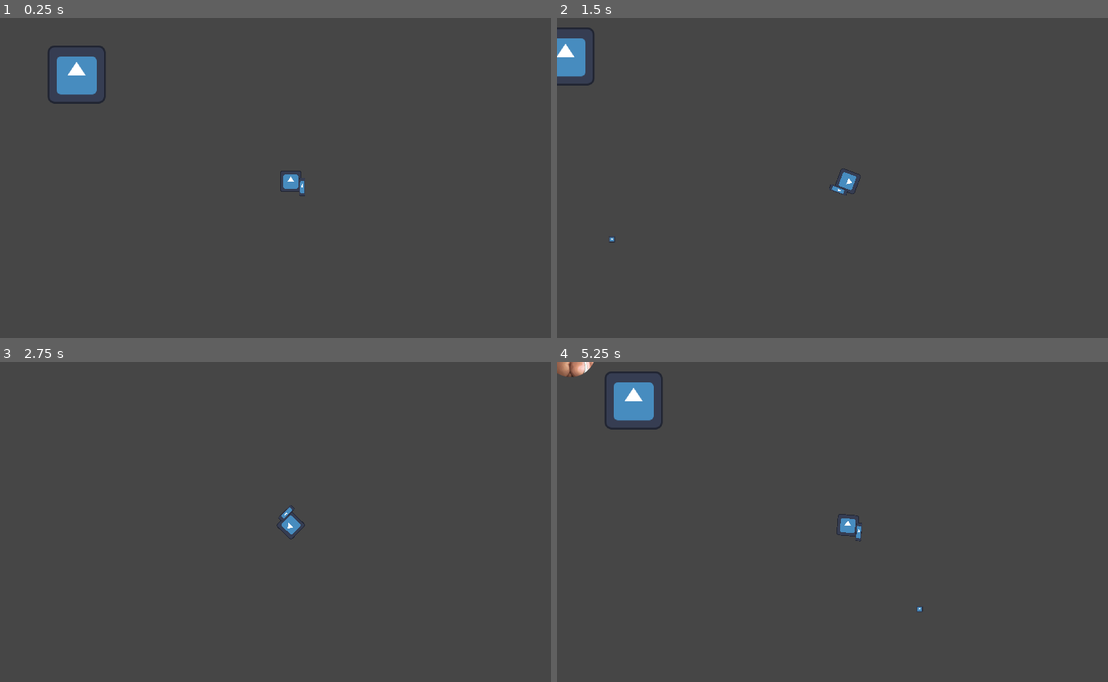
Above: before the commit, frames 1-4 (two rows, left to right).
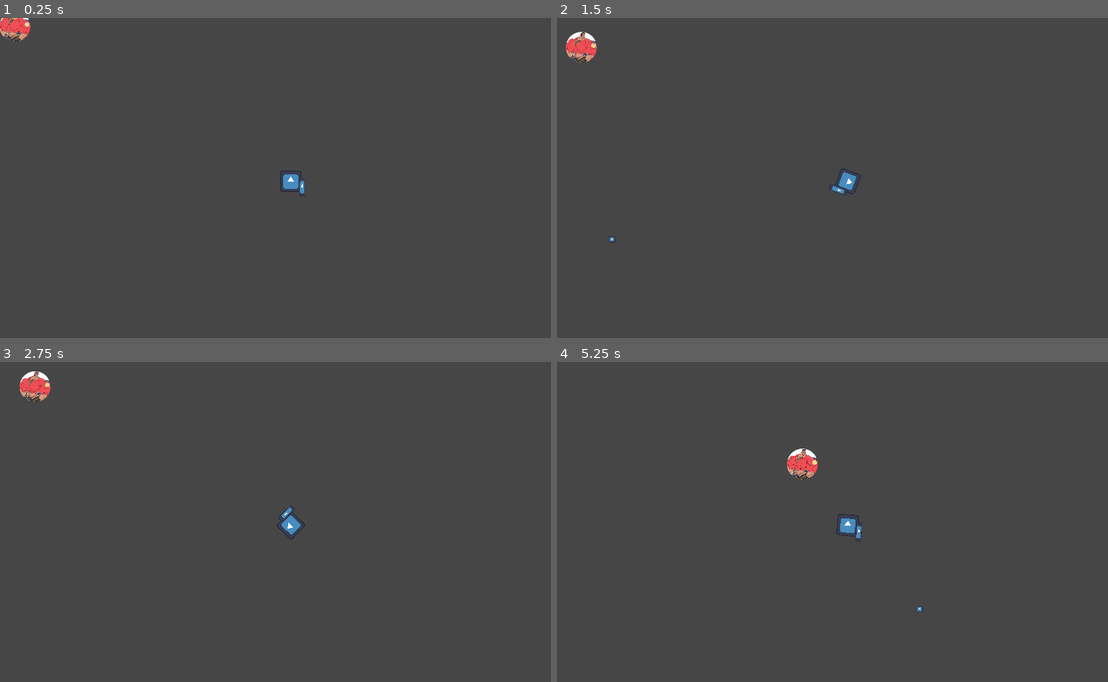
Above: after the commit, the same moments.

Repository: Kovalevskyi-Roman/MGE-Hunting
Game: Godot game, scene res://Scene/Level/level.tscn
The game is run twice, just before and just after one commit, with the same random seed, the same clock (stepped at 60 frames per second) and the same inputs. The engine's default icon, where the game draws it, is replaced by a stand-in: a white triangle on a blue panel in a dark square.
Inputs (mouse positions are in pixels of both pictures, inside the frame that each line leads up to):
- Up to frame 1 (0.25 s): no input
- Up to frame 2 (1.5 s): move the mouse to (975, 165) at 0.52 s; press the mouse at (975, 165) at 0.53 s; hold D (right) 0.53-1.28 s; move the mouse to (733, 197) at 1.27 s; release the mouse at (733, 197) at 1.28 s; hold S (down) from 1.28 s (still down); right-click (733, 197) at 1.35 s
- Up to frame 3 (2.75 s): move the mouse to (347, 454) at 2.02 s; release S (down) at 2.03 s; press the mouse at (347, 454) at 2.03 s; hold D (right) from 2.03 s (still down)
- Up to frame 4 (5.25 s): move the mouse to (815, 589) at 2.77 s; release D (right) at 2.78 s; release the mouse at (815, 589) at 2.78 s; hold W (up) 2.78-3.53 s; right-click (815, 589) at 2.85 s; move the mouse to (1019, 573) at 3.52 s; press the mouse at (1019, 573) at 3.53 s; hold A (left) 3.53-5.03 s; move the mouse to (672, 477) at 4.27 s; release the mouse at (672, 477) at 4.28 s; right-click (672, 477) at 4.35 s; move the mouse to (876, 525) at 5.02 s; press the mouse at (876, 525) at 5.03 s; hold S (down) from 5.03 s (still down)

The runs differ from the first frame. In frame 1, 1.4% of the frame differs, in the area x 0-20%, y 0-27%; in frame 2, 0.9%; in frame 3, 0.4%; in frame 4, 1.7%, in the area x 0-48%, y 0-37%.

Commit message:
MGE Sniper

Diff:
--- a/Scene/Enemies/base_enemy.gd
+++ b/Scene/Enemies/base_enemy.gd
@@ -1,4 +1,5 @@
 extends CharacterBody2D
+class_name BaseEnemie
 
 var speed = 230
 
@@ -22,6 +23,8 @@
 				chase()
 			DIE:
 				die()
+			ATTACK:
+				attack()
 
 func _ready() -> void:
 	add_to_group("Enemies")
@@ -41,6 +44,9 @@
 func die():
 	queue_free()
 
+func attack():
+	pass
+
 
 func _on_area_2d_body_entered(body: Node2D) -> void:
 	if body.name == "Player":
--- /dev/null
+++ b/Scene/Enemies/mge_sniper.gd
@@ -0,0 +1,22 @@
+extends BaseEnemie
+
+var shoot_radius = 500
+var in_attack = false
+
+func _ready() -> void:
+	add_to_group("Enemies")
+
+func chase():
+	var direction = Globals.player_pos - position
+	if direction.length() <= shoot_radius or in_attack:
+		state = ATTACK
+		velocity = Vector2.ZERO
+	else:
+		velocity = direction.normalized() * speed
+
+func attack():
+	if not in_attack:
+		in_attack = true
+		await get_tree().create_timer(4).timeout
+		in_attack = false
+		state = CHASE
--- /dev/null
+++ b/Scene/Enemies/mge_sniper.tscn
@@ -0,0 +1,28 @@
+[gd_scene load_steps=6 format=3 uid="uid://dsa441misi5bl"]
+
+[ext_resource type="PackedScene" uid="uid://b84swngxplb21" path="res://Scene/Enemies/base_enemy.tscn" id="1_oobp5"]
+[ext_resource type="Script" uid="uid://c4g03rn5sd75o" path="res://Scene/Enemies/mge_sniper.gd" id="2_3ucbq"]
+[ext_resource type="Texture2D" uid="uid://dunotxscqikov" path="res://Sprites/mge_sniper.png" id="2_5xc1e"]
+
+[sub_resource type="CircleShape2D" id="CircleShape2D_3ucbq"]
+radius = 52.009613
+
+[sub_resource type="RectangleShape2D" id="RectangleShape2D_ndlhh"]
+size = Vector2(20, 8)
+
+[node name="MGE Sniper" instance=ExtResource("1_oobp5")]
+script = ExtResource("2_3ucbq")
+
+[node name="Sprite2D" parent="." index="2"]
+scale = Vector2(0.12911394, 0.12911396)
+texture = ExtResource("2_5xc1e")
+
+[node name="Area2D" parent="." index="3"]
+collision_mask = 30
+
+[node name="CollisionShape2D" parent="Area2D" index="0"]
+shape = SubResource("CircleShape2D_3ucbq")
+
+[node name="CollisionShape2D" parent="." index="4"]
+position = Vector2(0, 39)
+shape = SubResource("RectangleShape2D_ndlhh")
--- a/Scene/Level/level.tscn
+++ b/Scene/Level/level.tscn
@@ -2,7 +2,7 @@
 
 [ext_resource type="PackedScene" uid="uid://cbher3l5w80uh" path="res://Scene/Player/player.tscn" id="1_4jjjg"]
 [ext_resource type="Texture2D" uid="uid://fb13te486cd1" path="res://TileSet/pixil-frame-0 (36).png" id="1_rxcpp"]
-[ext_resource type="PackedScene" path="res://Scene/spawner.tscn" id="3_x20r8"]
+[ext_resource type="PackedScene" uid="uid://dsa441misi5bl" path="res://Scene/Enemies/mge_sniper.tscn" id="3_rereq"]
 
 [sub_resource type="TileSetAtlasSource" id="TileSetAtlasSource_rereq"]
 texture = ExtResource("1_rxcpp")
@@ -28,5 +28,4 @@
 
 [node name="Enemies" type="Node2D" parent="."]
 
-[node name="Spawner" parent="." instance=ExtResource("3_x20r8")]
-position = Vector2(254, 188)
+[node name="MGE Sniper" parent="Enemies" instance=ExtResource("3_rereq")]
Not shown, added: Scene/Enemies/mge_sniper.gd.uid
Binary file added: Sprites/mge_sniper.png
Not shown, added: Sprites/mge_sniper.png.import
